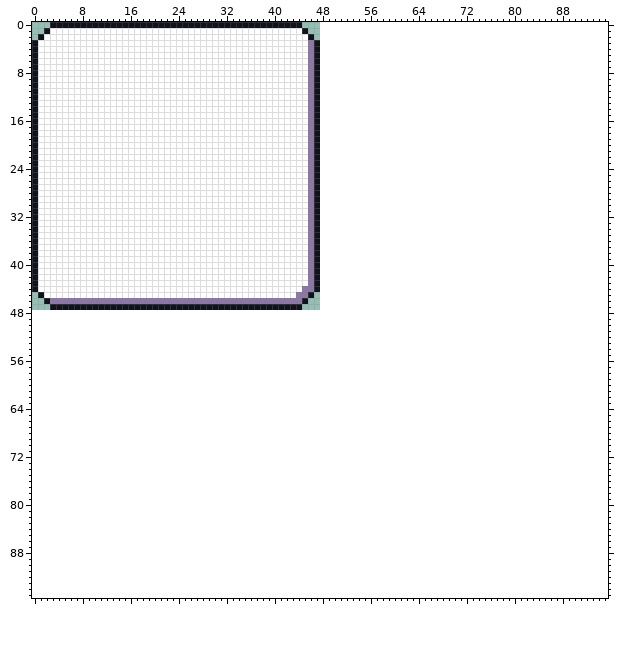
One commit to this pixel-art file: Resorce_Source/ui/button.aseprite. Above: the version before the commit.
48x48 pixels, 1 frame. The old version is drawn lined up with the new one, on the new canvas.
The same view after the edit:
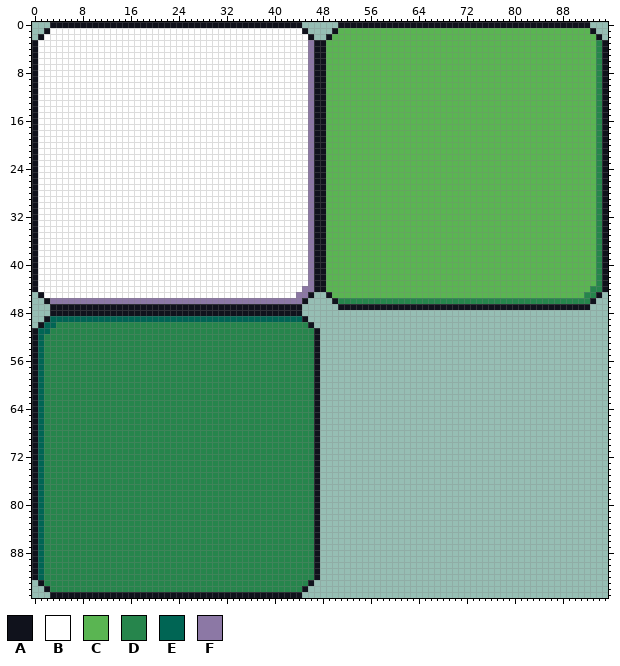
Palette (. is transparent): A #10121c  B #ffffff  C #5ab552  D #26854c  E #006554  F #8c78a5
Changes in this commit:
canvas 48x48 -> 96x96
y 0: x 51..92 .......................................... -> AAAAAAAAAAAAAAAAAAAAAAAAAAAAAAAAAAAAAAAAAA
y 1: x 50..93 ............................................ -> ACCCCCCCCCCCCCCCCCCCCCCCCCCCCCCCCCCCCCCCCCCA
y 2: x 49..94 .............................................. -> ACCCCCCCCCCCCCCCCCCCCCCCCCCCCCCCCCCCCCCCCCCCCA
y 3..43: x 48..95 ................................................ -> ACCCCCCCCCCCCCCCCCCCCCCCCCCCCCCCCCCCCCCCCCCCCCDA
y 44: x 48..95 ................................................ -> ACCCCCCCCCCCCCCCCCCCCCCCCCCCCCCCCCCCCCCCCCCCCDDA
y 45: x 49..94 .............................................. -> ACCCCCCCCCCCCCCCCCCCCCCCCCCCCCCCCCCCCCCCCCCDDA
y 46: x 50..93 ............................................ -> ADDDDDDDDDDDDDDDDDDDDDDDDDDDDDDDDDDDDDDDDDDA
y 47: x 51..92 .......................................... -> AAAAAAAAAAAAAAAAAAAAAAAAAAAAAAAAAAAAAAAAAA
y 48: x 3..44 .......................................... -> AAAAAAAAAAAAAAAAAAAAAAAAAAAAAAAAAAAAAAAAAA
y 49: x 2..45 ............................................ -> AEEEEEEEEEEEEEEEEEEEEEEEEEEEEEEEEEEEEEEEEEEA
y 50: x 1..46 .............................................. -> AEEDDDDDDDDDDDDDDDDDDDDDDDDDDDDDDDDDDDDDDDDDDA
y 51: x 0..47 ................................................ -> AEEDDDDDDDDDDDDDDDDDDDDDDDDDDDDDDDDDDDDDDDDDDDDA
y 52..92: x 0..47 ................................................ -> AEDDDDDDDDDDDDDDDDDDDDDDDDDDDDDDDDDDDDDDDDDDDDDA
y 93: x 1..46 .............................................. -> ADDDDDDDDDDDDDDDDDDDDDDDDDDDDDDDDDDDDDDDDDDDDA
y 94: x 2..45 ............................................ -> ADDDDDDDDDDDDDDDDDDDDDDDDDDDDDDDDDDDDDDDDDDA
y 95: x 3..44 .......................................... -> AAAAAAAAAAAAAAAAAAAAAAAAAAAAAAAAAAAAAAAAAA
Where, in picture pixels (left, top, right, bottom), the same in both pictures:
added: (32, 22, 608, 598)
